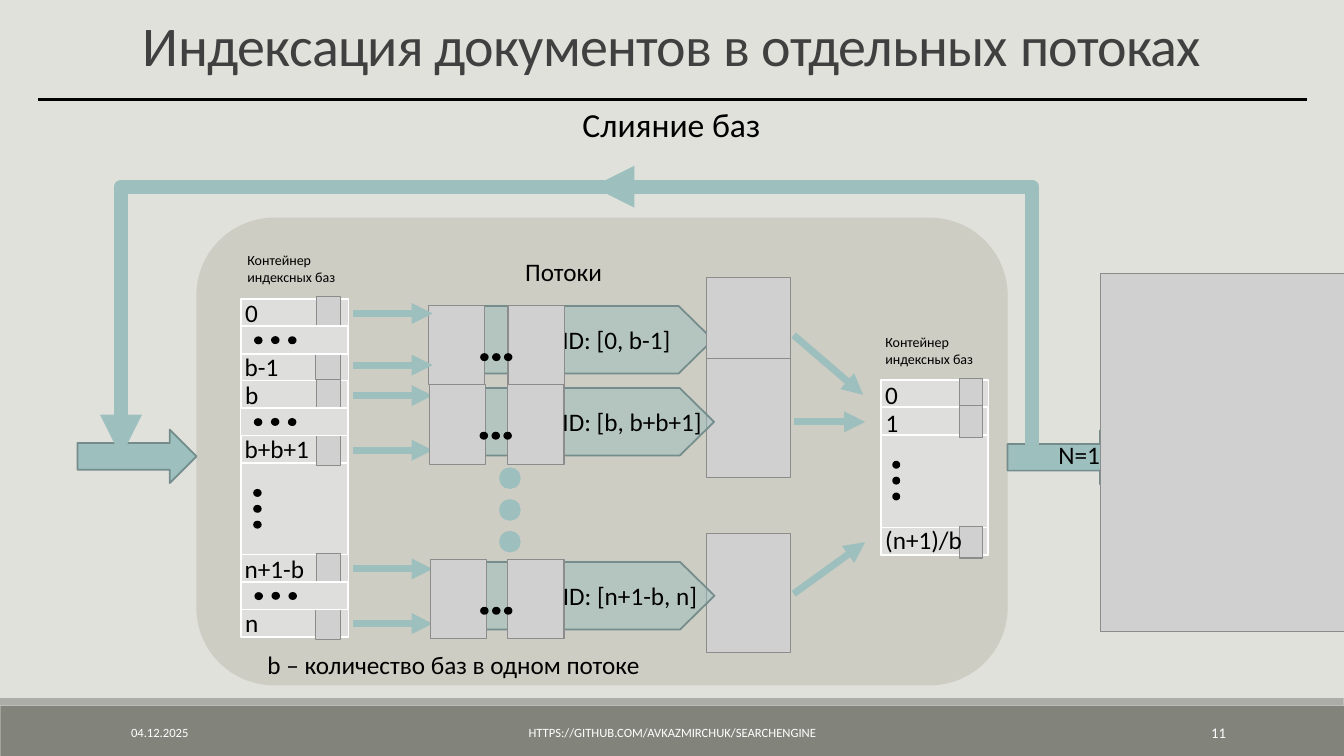
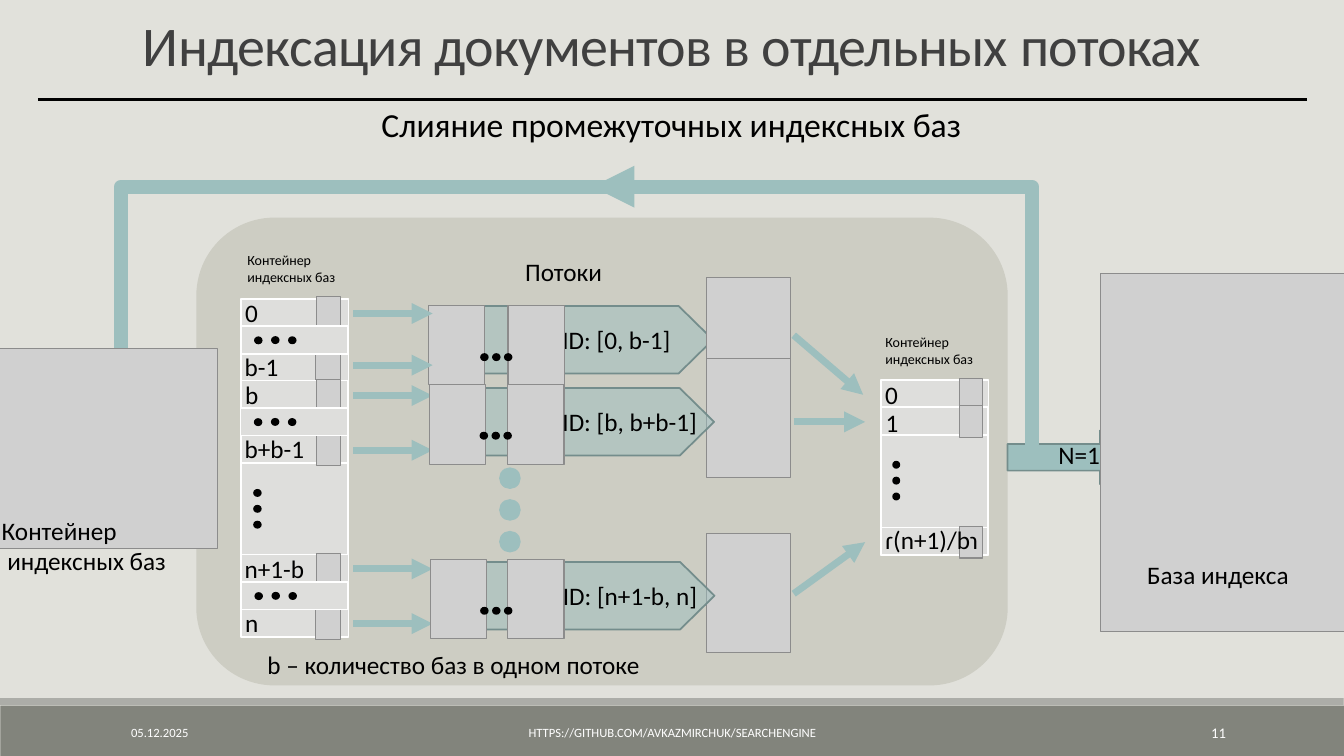
Before and after one commit to AVKazmirchuk/SearchEngine, a slide deck: slide 11 of presentation/защита.pptx. Drawn at 1344x756 pixels with LibreOffice and Linux fonts; fonts in the diff are those of the drawing; grey boxes stand for pictures. Boxes give left, top, right and bottom in pixels: in the first picture for what was removed or moved away, otherwise in the second. Text is boxed around its words. In the diff, an @@ line names an element or a change of style, - is before the commit and + after.

```diff
--- a/presentation/защита.pptx
+++ b/presentation/защита.pptx
@@ text at <box>381,114,961,143</box>: text changed @@
-Слияние баз
+Слияние промежуточных индексных баз
@@ picture added at <box>0,349,218,548</box> @@
@@ text at <box>562,410,697,437</box>: text changed @@
-ID: [b, b+b+1]
+ID: [b, b+b-1]
@@ right arrow removed at <box>78,430,197,483</box> @@
@@ text at <box>245,440,304,458</box>: text changed @@
-b+b+1
+b+b-1
@@ text added at <box>2,523,166,574</box>, 18 pt, text #000000 @@
+Контейнер
+индексных баз
@@ text at <box>885,529,978,556</box>: text changed @@
-(n+1)/b
+ɾ(n+1)/bɿ
@@ text added at <box>1147,568,1289,588</box>, 18 pt, text #000000 @@
+База индекса
@@ text at <box>131,729,188,737</box>: text changed @@
-04.12.2025
+05.12.2025
```
Also in this commit, not shown: 25 other slides changed, 6 other files.
